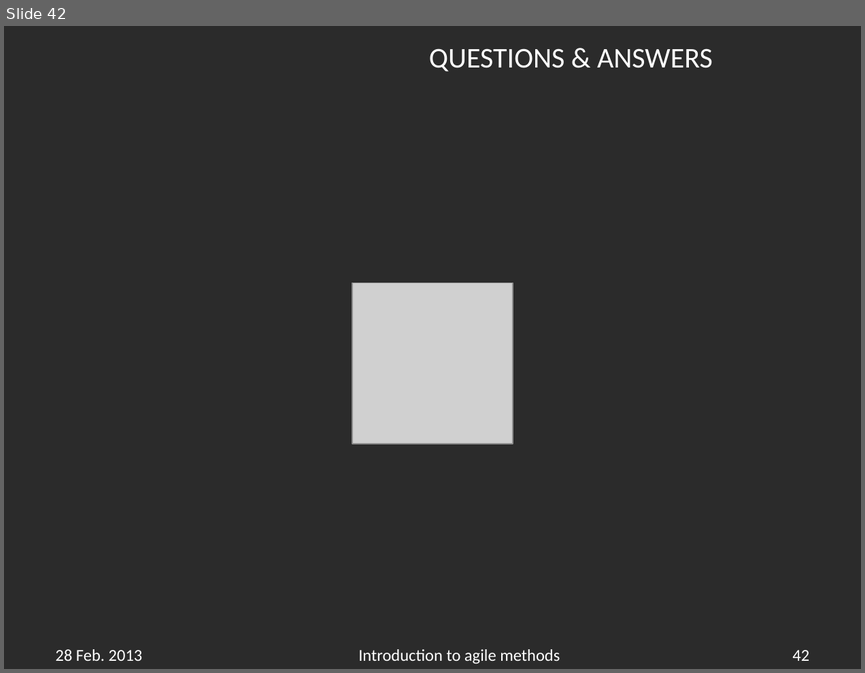
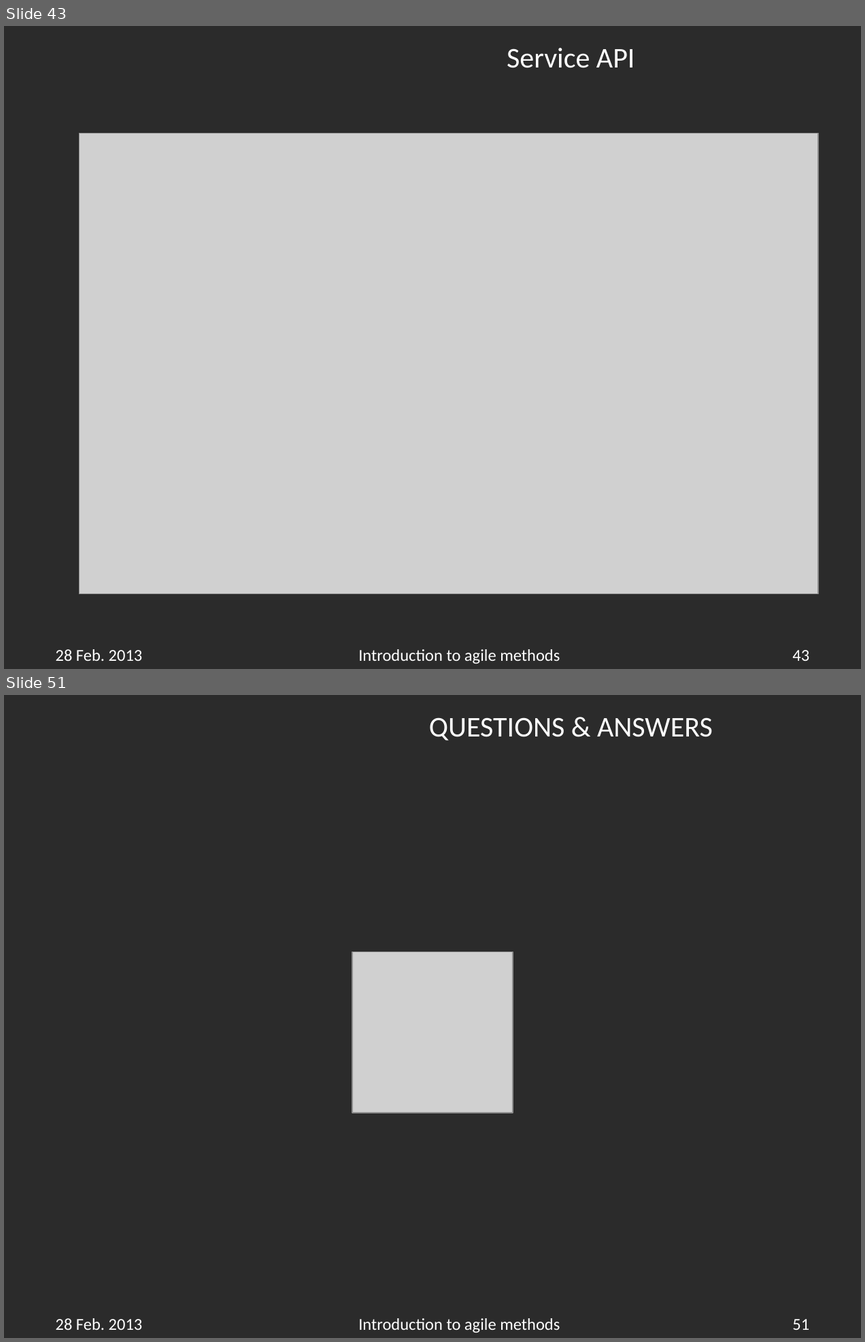
Before and after one commit to APGoblinShark/ap-bb-resources, a slide deck: AP-BrownBag(Javascript).pptx. Shown one above the other, each under a label of ours: slide 42 before the commit, slides 43 and 51 after it; the slides between them are not shown. The pictures are 865x673 and 865x1342 pixels, drawn with LibreOffice and Linux fonts; fonts in the diff are those of the drawing; grey boxes stand for pictures; background and template pictures are left out; a plain dark background stands for a picture behind light text. Boxes give left, top, right and bottom in pixels: in the first picture for what was removed or moved away, otherwise in the second. Text is boxed around its words. In the diff, an @@ line names an element or a change of style, - is before the commit and + after.

```diff
--- a/AP-BrownBag(Javascript).pptx
+++ b/AP-BrownBag(Javascript).pptx
@@ slide 43 added at (x1=4, y1=26, x2=861, y2=669), background picture (left out) @@
@@ title added at (x1=507, y1=48, x2=635, y2=68), 24 pt, text #FFFFFF @@
+Service API
@@ picture added at (x1=79, y1=133, x2=818, y2=594) @@
@@ text added at (x1=56, y1=649, x2=143, y2=660), 14 pt, text #FFFFFF @@
+28 Feb. 2013
@@ text added at (x1=358, y1=649, x2=560, y2=663), 14 pt, text #FFFFFF @@
+Introduction to agile methods
@@ page number added at (x1=792, y1=650, x2=809, y2=660), 14 pt, text #FFFFFF @@
+43
@@ what was slide 42 is now slide 51 @@
@@ page number at (x1=792, y1=1319, x2=809, y2=1329): text changed @@
-42
+51
```
Also in this commit, not shown: 1 slide changed, 8 other slides added.
